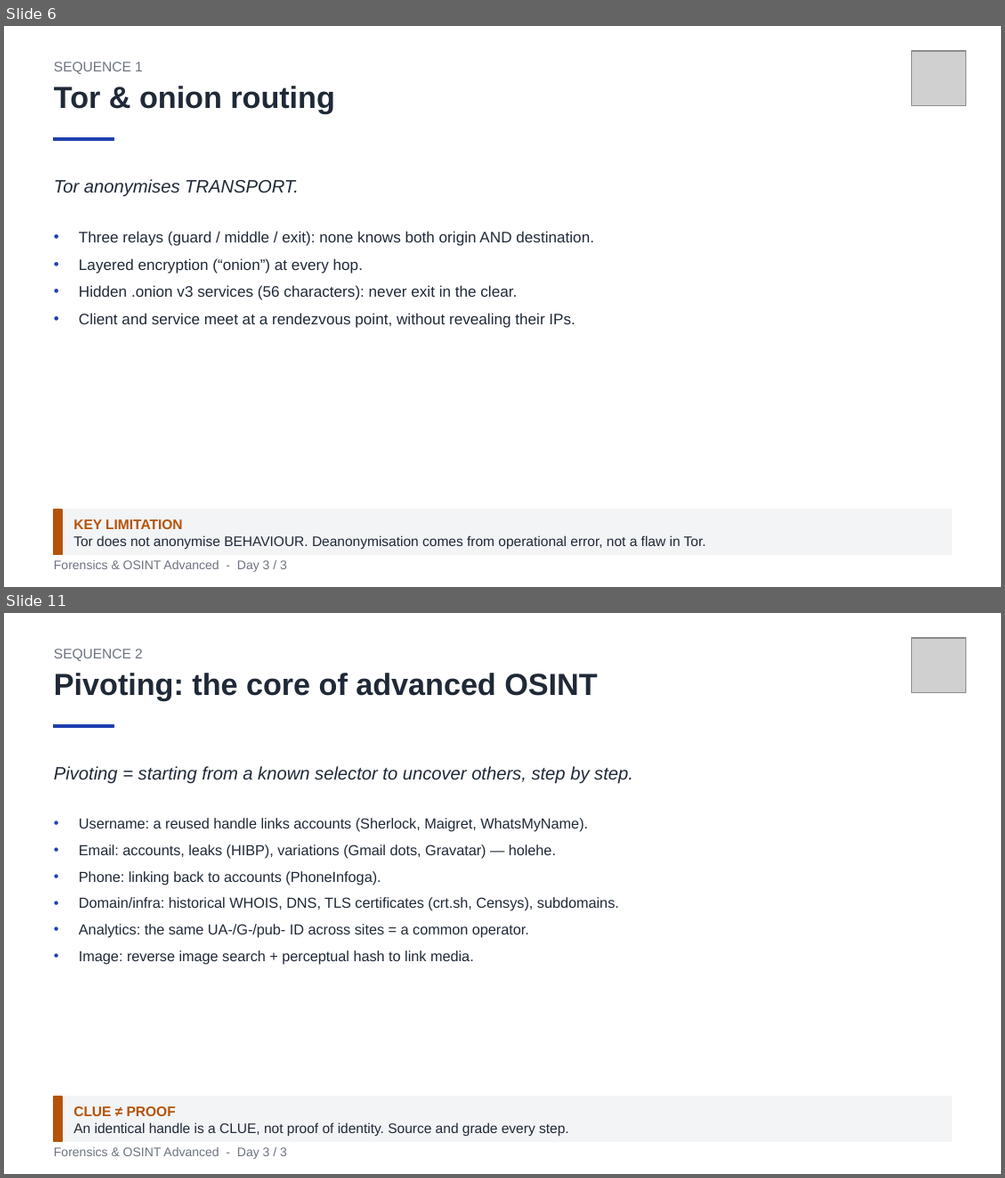
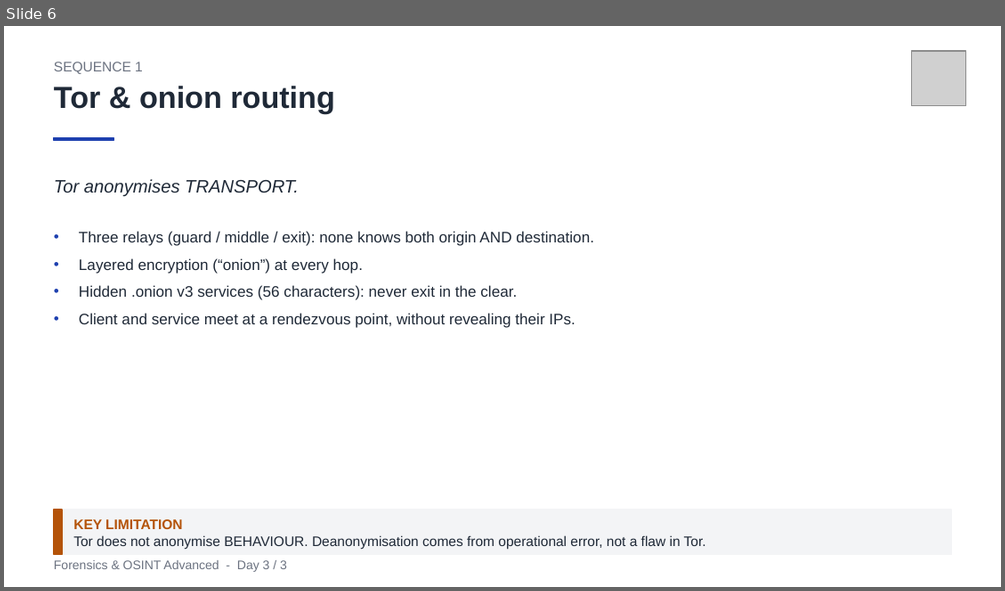
Before and after one commit to clemdepernet/osint-advanced-labs, a slide deck: Day_3/Day_3_Dark_Web_Crypto_And_Capstone.pptx. Shown one above the other, each under a label of ours: slides 6 and 11 before the commit, slide 6 after it; the slides between them are not shown. The pictures are 1005x1178 and 1005x591 pixels, drawn with LibreOffice and Linux fonts; fonts in the diff are those of the drawing; grey boxes stand for pictures. Boxes give left, top, right and bottom in pixels: in the first picture for what was removed or moved away, otherwise in the second. Text is boxed around its words. In the diff, an @@ line names an element or a change of style, - is before the commit and + after.

```diff
--- a/Day_3/Day_3_Dark_Web_Crypto_And_Capstone.pptx
+++ b/Day_3/Day_3_Dark_Web_Crypto_And_Capstone.pptx
@@ slide 11 removed at <box>4,613,1001,1174</box>, background #FFFFFF @@
@@ picture removed at <box>911,638,966,693</box> @@
@@ text removed at <box>54,649,143,661</box> @@
-SEQUENCE 2
@@ text removed at <box>54,673,597,700</box> @@
-Pivoting: the core of advanced OSINT
@@ rectangle removed at <box>54,724,113,728</box> @@
@@ text removed at <box>54,766,633,784</box> @@
-Pivoting = starting from a known selector to uncover others, step by step.
@@ text removed at <box>79,818,619,965</box> @@
-• Username: a reused handle links accounts (Sherlock, Maigret, WhatsMyName).
-• Email: accounts, leaks (HIBP), variations (Gmail dots, Gravatar) — holehe.
-• Phone: linking back to accounts (PhoneInfoga).
-• Domain/infra: historical WHOIS, DNS, TLS certificates (crt.sh, Censys), subdomains.
-• Analytics: the same UA-/G-/pub- ID across sites = a common operator.
-• Image: reverse image search + perceptual hash to link media.
@@ rectangle removed at <box>54,1096,951,1142</box> @@
@@ rectangle removed at <box>54,1096,62,1142</box> @@
@@ text removed at <box>73,1106,176,1116</box> @@
-CLUE ≠ PROOF
@@ text removed at <box>73,1122,569,1135</box> @@
-An identical handle is a CLUE, not proof of identity. Source and grade every step.
@@ text removed at <box>54,1147,287,1159</box> @@
-Forensics & OSINT Advanced - Day 3 / 3
```
Also in this commit, not shown: 10 slides changed, 18 slides added, 13 other slides removed, 36 other files.
